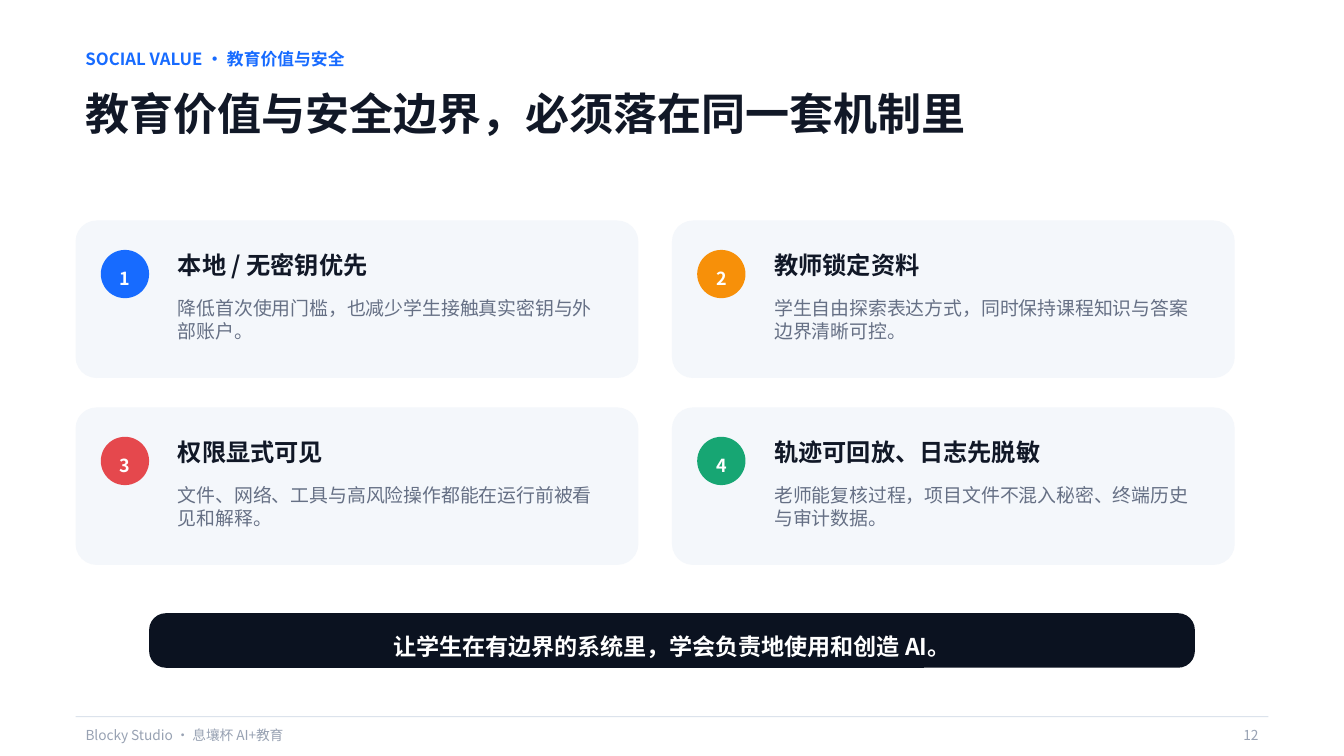
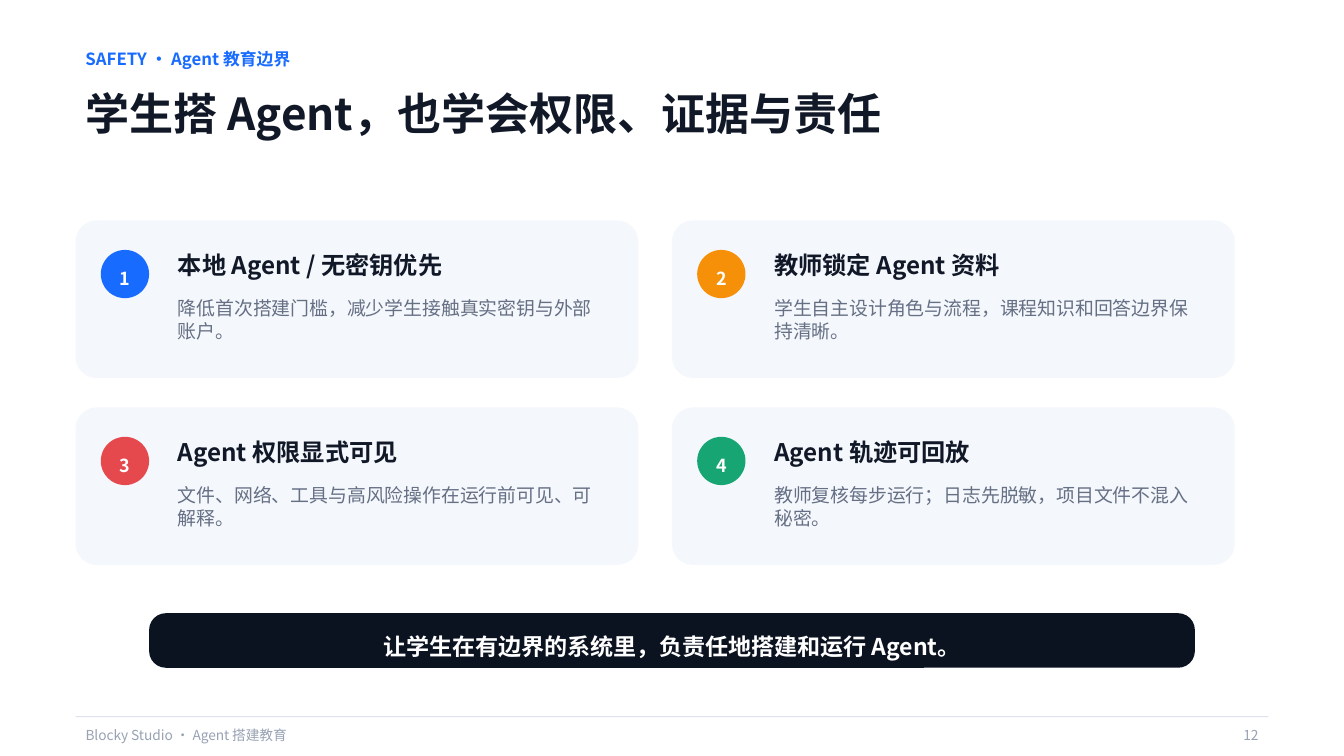
Before and after one commit to q2955161835-debug/Blocky-AI, a slide deck: slide 12 of PPT与商业计划书/Blocky-Studio-息壤杯-AI+教育.pptx. Drawn at 1344x756 pixels with LibreOffice and Linux fonts; fonts in the diff are those of the drawing. Boxes give left, top, right and bottom in pixels: in the first picture for what was removed or moved away, otherwise in the second. Text is boxed around its words. In the diff, an @@ line names an element or a change of style, - is before the commit and + after.

Commit message:
docs: center contest deck on Agent building

```diff
--- a/PPT与商业计划书/Blocky-Studio-息壤杯-AI+教育.pptx
+++ b/PPT与商业计划书/Blocky-Studio-息壤杯-AI+教育.pptx
@@ text at [85,50,290,69]: text changed @@
-SOCIAL VALUE · 教育价值与安全
+SAFETY · Agent 教育边界
@@ text at [86,92,882,141]: text changed @@
-教育价值与安全边界，必须落在同一套机制里
+学生搭 Agent，也学会权限、证据与责任
@@ text at [178,253,442,280]: text changed @@
-本地 / 无密钥优先
+本地 Agent / 无密钥优先
@@ text at [774,253,999,280]: text changed @@
-教师锁定资料
+教师锁定 Agent 资料
@@ text at [178,299,592,340]: text changed @@
-降低首次使用门槛，也减少学生接触真实密钥与外部账户。
+降低首次搭建门槛，减少学生接触真实密钥与外部账户。
@@ text at [774,299,1188,340]: text changed @@
-学生自由探索表达方式，同时保持课程知识与答案边界清晰可控。
+学生自主设计角色与流程，课程知识和回答边界保持清晰。
@@ text at [178,440,398,467]: text changed @@
-权限显式可见
+Agent 权限显式可见
@@ text at [774,440,970,467]: text changed @@
-轨迹可回放、日志先脱敏
+Agent 轨迹可回放
@@ text at [178,486,592,527]: text changed @@
-文件、网络、工具与高风险操作都能在运行前被看见和解释。
+文件、网络、工具与高风险操作在运行前可见、可解释。
@@ text at [774,486,1188,527]: text changed @@
-老师能复核过程，项目文件不混入秘密、终端历史与审计数据。
+教师复核每步运行；日志先脱敏，项目文件不混入秘密。
@@ text at [383,635,961,661]: text changed @@
-让学生在有边界的系统里，学会负责地使用和创造 AI。
+让学生在有边界的系统里，负责任地搭建和运行 Agent。
@@ text at [86,728,287,744]: text changed @@
-Blocky Studio · 息壤杯 AI+教育
+Blocky Studio · Agent 搭建教育
```
Also in this commit, not shown: 13 other slides changed, 2 other files.
